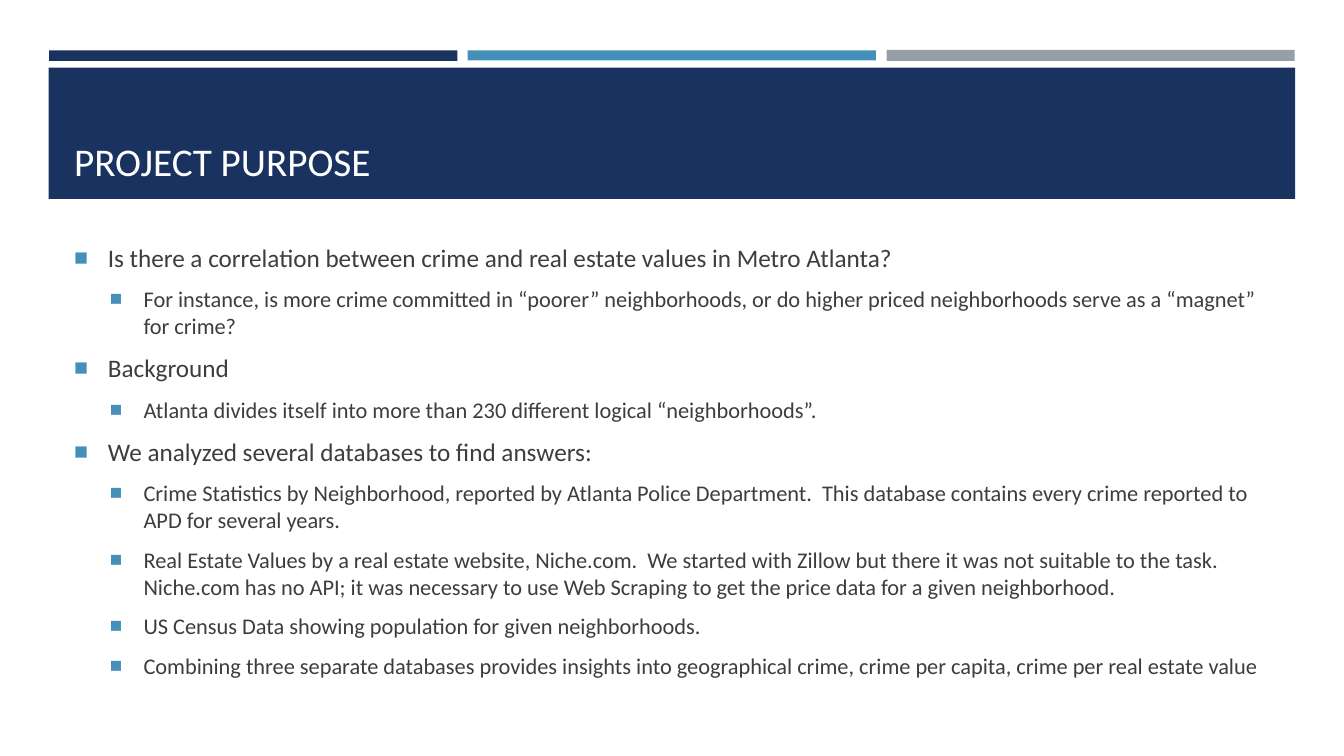
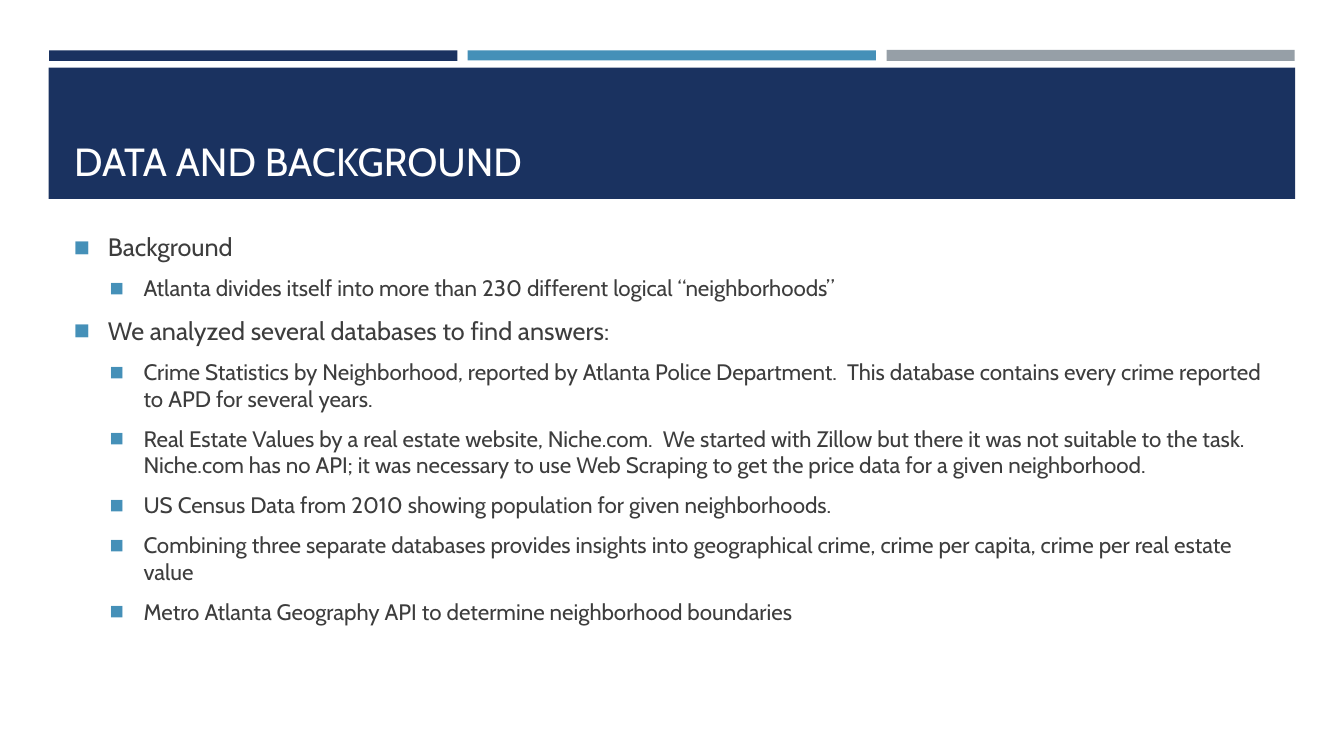
Before and after one commit to dmilestone/project-one, a slide deck: slide 5 of Crime and Real estate in Metro Atlanta.pptx (slide 4 before the commit). Drawn at 1344x756 pixels with LibreOffice and Linux fonts; fonts in the diff are those of the drawing. Boxes give left, top, right and bottom in pixels: in the first picture for what was removed or moved away, otherwise in the second. Text is boxed around its words. In the diff, an @@ line names an element or a change of style, - is before the commit and + after.

```diff
--- a/Crime and Real estate in Metro Atlanta.pptx
+++ b/Crime and Real estate in Metro Atlanta.pptx
@@ title at bbox=[74, 148, 522, 177]: text changed; font Calibri to Cabin @@
-PROJECT PURPOSE
+DATA AND BACKGROUND
@@ text at bbox=[108, 237, 1260, 580]: font Calibri to Cabin in "Background", "We analyzed several databases to find answers:", "Crime Statistics by Neighborhood, reported by Atlanta ...", "Real Estate Values by a real estate ..." and 1 more places; bullet ■ to ◼; less space between paragraphs @@
@@ text at bbox=[108, 249, 1255, 334]: paragraphs removed @@
-■ Is there a correlation between crime and real estate values in Metro Atlanta?
-  ■ For instance, is more crime committed in “poorer” neighborhoods, or do higher priced neighborhoods serve as a “magnet” for crime?
@@ text at bbox=[144, 279, 835, 302]: text changed; font Calibri to Cabin @@
-  ■ Atlanta divides itself into more than 230 different logical “neighborhoods”.
+  ◼ Atlanta divides itself into more than 230 different logical “neighborhoods”
@@ text at bbox=[144, 496, 832, 519]: text changed; font Calibri to Cabin @@
-  ■ US Census Data showing population for given neighborhoods.
+  ◼ US Census Data from 2010 showing population for given neighborhoods.
@@ text at bbox=[144, 603, 792, 625]: paragraph added @@
+  ◼ Metro Atlanta Geography API to determine neighborhood boundaries
```
Also in this commit, not shown: 3 other slides changed, 13 slides added, 1 slide removed, 1 other file.
